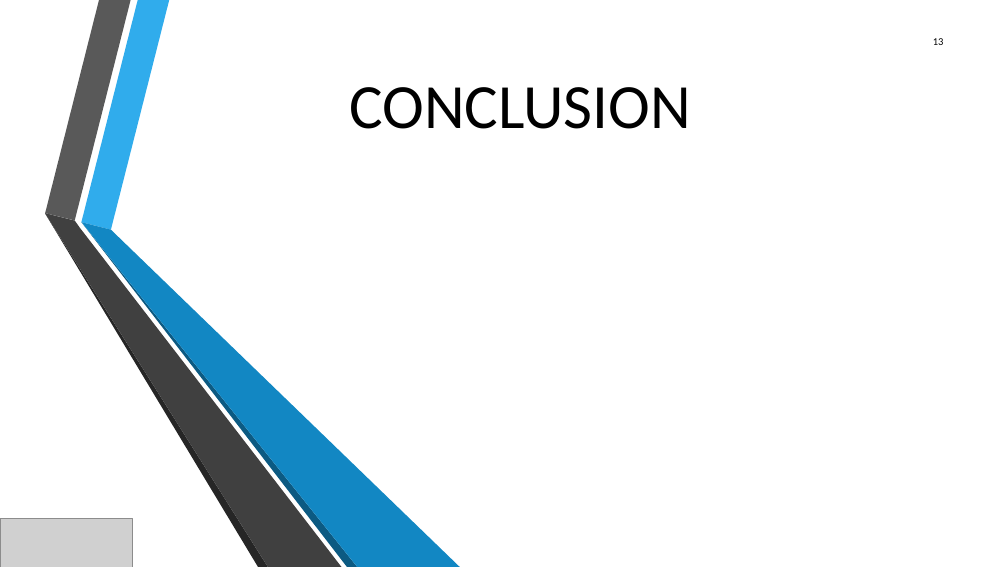
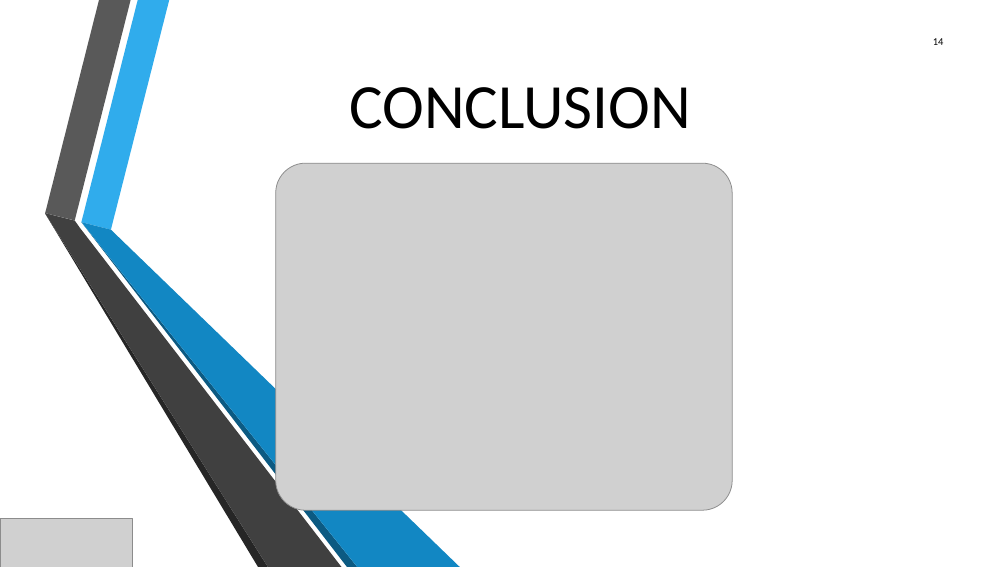
Before and after one commit to JeanSOUDIER/Bas-Niveau, a slide deck: slide 14 of Projet électif.pptx (slide 13 before the commit). Drawn at 1008x567 pixels with LibreOffice and Linux fonts; fonts in the diff are those of the drawing; grey boxes stand for pictures; background and template pictures are left out. Boxes give left, top, right and bottom in pixels: in the first picture for what was removed or moved away, otherwise in the second. Text is boxed around its words. In the diff, an @@ line names an element or a change of style, - is before the commit and + after.

```diff
--- a/Projet électif.pptx
+++ b/Projet électif.pptx
@@ page number at [933,38,944,45]: text changed @@
-13
+14
@@ picture added at [276,163,733,510] @@
```
Also in this commit, not shown: 2 other slides changed, 1 slide added, 8 other files.
